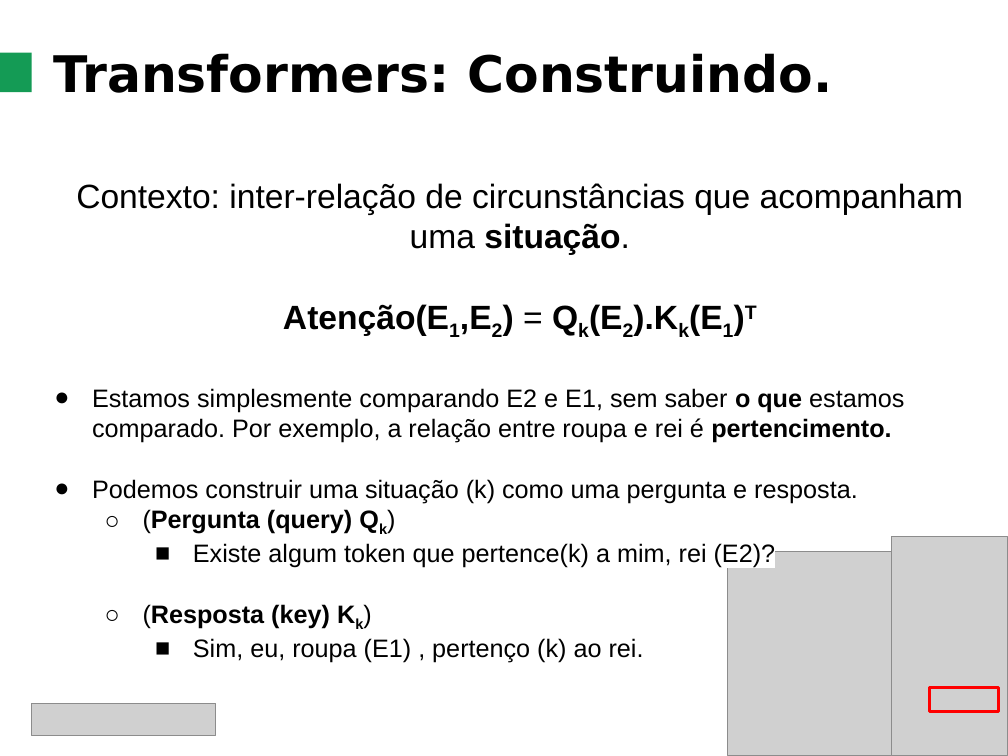
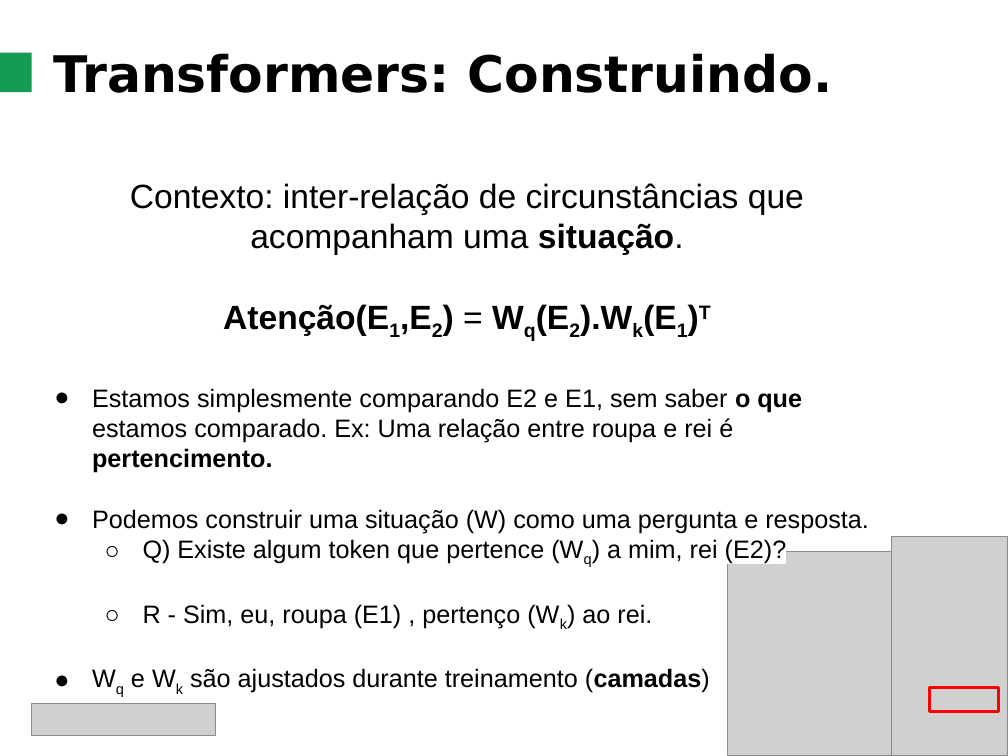
Before and after one commit to ThiagoBrandenburg/Aulas-gen-ai, a slide deck: slide 38 of Slides/P3 - Transformers.pptx (slide 37 before the commit). Drawn at 1008x756 pixels with LibreOffice and Linux fonts; fonts in the diff are those of the drawing; grey boxes stand for pictures. Boxes give left, top, right and bottom in pixels: in the first picture for what was removed or moved away, otherwise in the second. Text is boxed around its words. In the diff, an @@ line names an element or a change of style, - is before the commit and + after.

```diff
--- a/Slides/P3 - Transformers.pptx
+++ b/Slides/P3 - Transformers.pptx
@@ text at (x1=92, y1=304, x2=869, y2=693): text changed @@
-Atenção(E1,E2) = Qk(E2).Kk(E1)T
-● Estamos simplesmente comparando E2 e E1, sem saber o que estamos comparado. Por exemplo, a relação entre roupa e rei é pertencimento.
-● Podemos construir uma situação (k) como uma pergunta e resposta.
-  ○ (Pergunta (query) Qk)
-    ■ Existe algum token que pertence(k) a mim, rei (E2)?
-  ○ (Resposta (key) Kk)
-    ■ Sim, eu, roupa (E1) , pertenço (k) ao rei.
+Atenção(E1,E2) = Wq(E2).Wk(E1)T
+● Estamos simplesmente comparando E2 e E1, sem saber o que estamos comparado. Ex: Uma relação entre roupa e rei é pertencimento.
+● Podemos construir uma situação (W) como uma pergunta e resposta.
+  ○ Q) Existe algum token que pertence (Wq) a mim, rei (E2)?
+  ○ R - Sim, eu, roupa (E1) , pertenço (Wk) ao rei.
+● Wq e Wk são ajustados durante treinamento (camadas)
```
Also in this commit, not shown: 18 other slides changed, 6 slides added, 1 other file.
